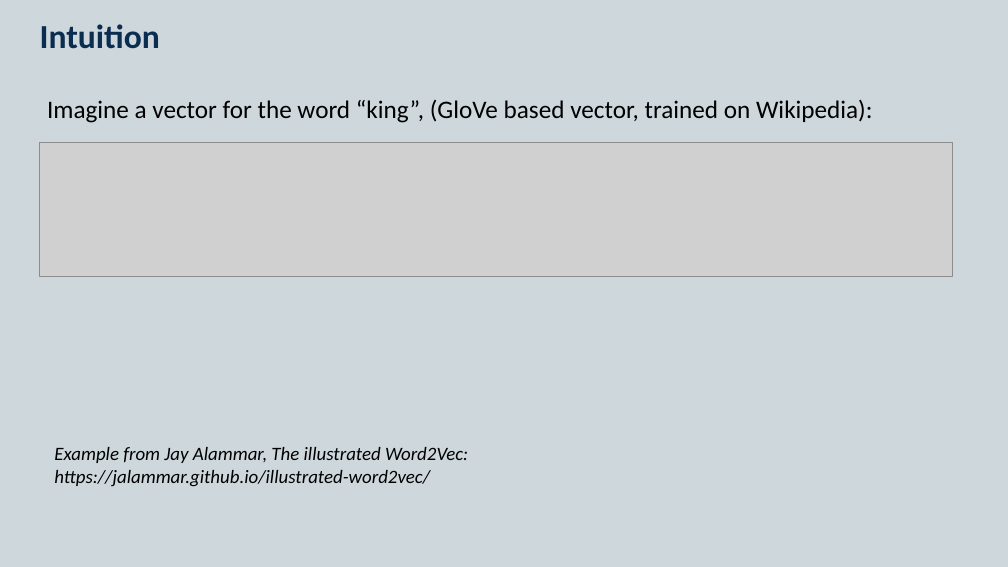
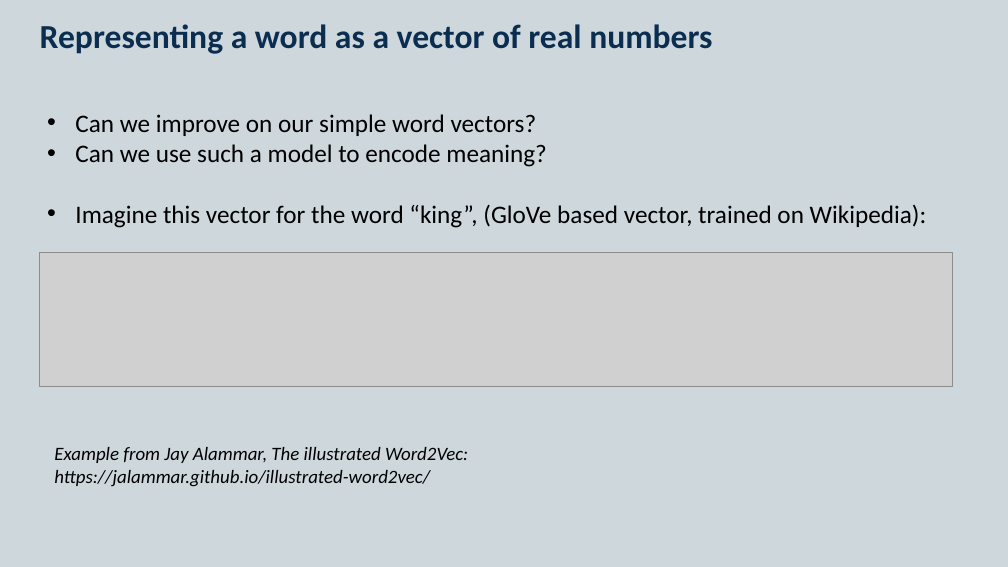
Before and after one commit to KCL-Health-NLP/nlp-half-day-workshop, a slide deck: slide 2 of presentations/word-embeddings.pptx (slide 4 before the commit). Drawn at 1008x567 pixels with LibreOffice and Linux fonts; fonts in the diff are those of the drawing; grey boxes stand for pictures. Boxes give left, top, right and bottom in pixels: in the first picture for what was removed or moved away, otherwise in the second. Text is boxed around its words. In the diff, an @@ line names an element or a change of style, - is before the commit and + after.

```diff
--- a/presentations/word-embeddings.pptx
+++ b/presentations/word-embeddings.pptx
@@ title at (x1=40, y1=24, x2=712, y2=54): text changed @@
-Intuition
+Representing a word as a vector of real numbers
@@ text at (x1=75, y1=114, x2=927, y2=228): text changed @@
-Imagine a vector for the word “king”, (GloVe based vector, trained on Wikipedia):
+• Can we improve on our simple word vectors?
+• Can we use such a model to encode meaning?
+• Imagine this vector for the word “king”, (GloVe based vector, trained on Wikipedia):
@@ picture moved from (x1=39, y1=142, x2=953, y2=276) to (x1=39, y1=253, x2=953, y2=386) @@
```
Also in this commit, not shown: 3 other slides changed, 3 slides added, 1 slide removed, 7 other files.
